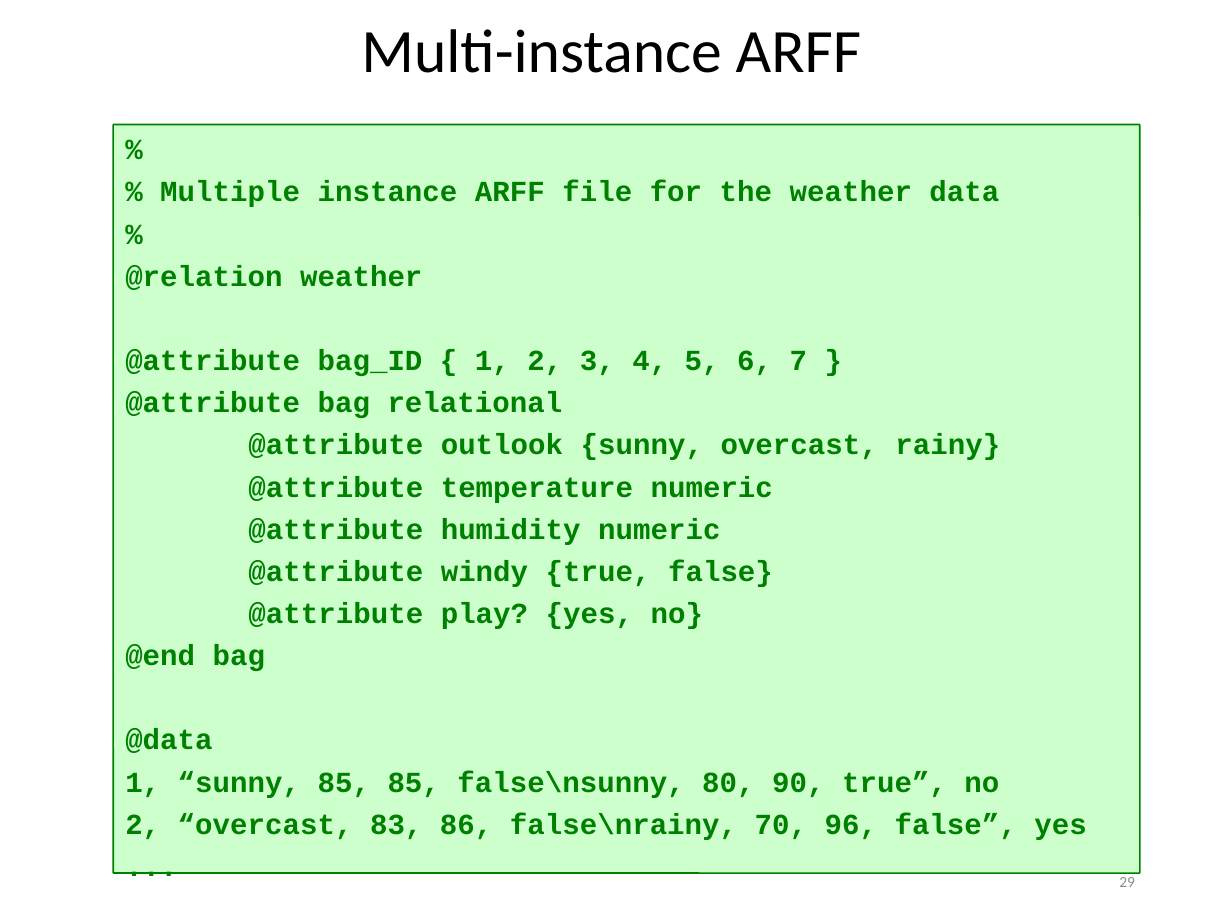
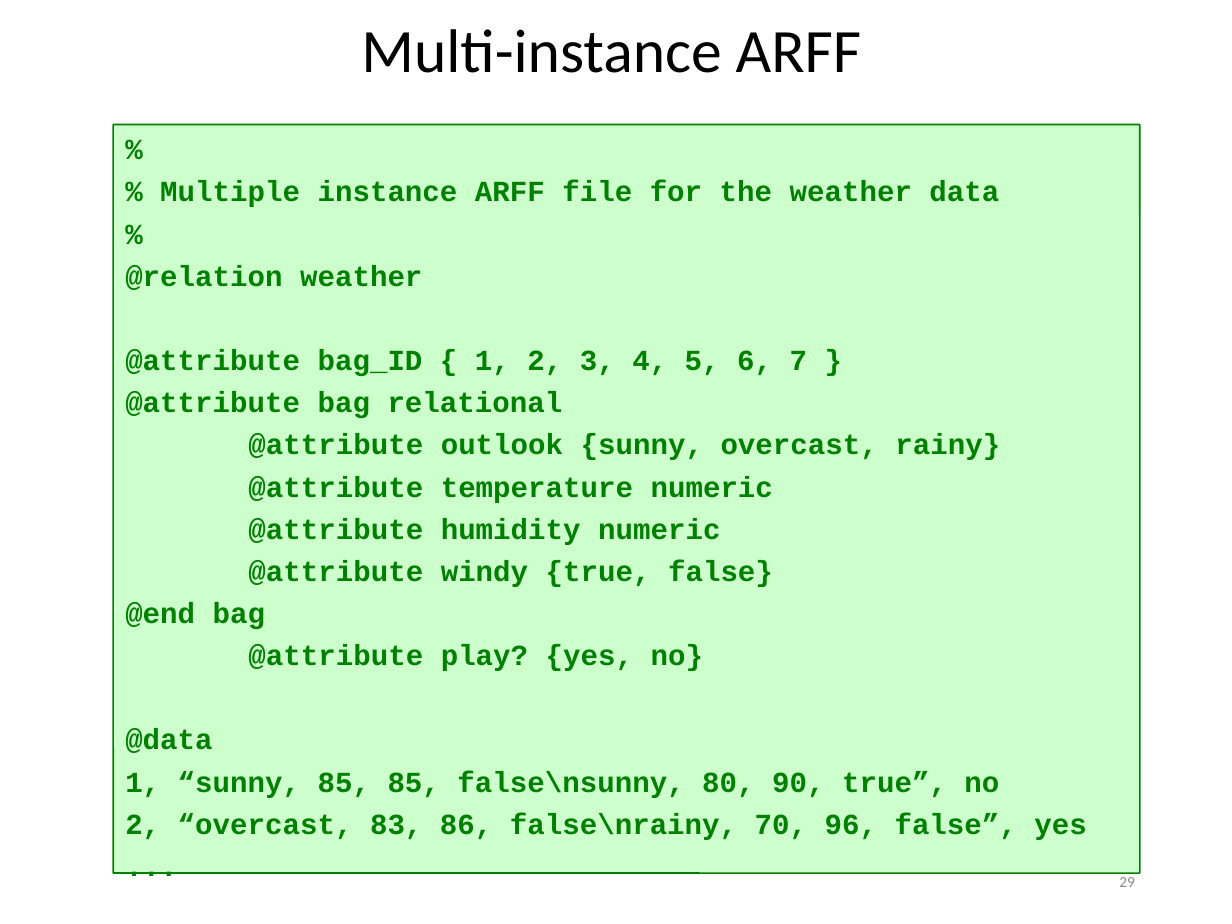
Before and after one commit to khaledmrasheed/khaledmrasheed.github.io, a slide deck: slide 29 of DMcourse/Chapter2.pptx. Drawn at 1232x924 pixels with LibreOffice and Linux fonts; fonts in the diff are those of the drawing. Boxes give left, top, right and bottom in pixels: in the first picture for what was removed or moved away, otherwise in the second. Text is boxed around its words. In the diff, an @@ line names an element or a change of style, - is before the commit and + after.

```diff
--- a/DMcourse/Chapter2.pptx
+++ b/DMcourse/Chapter2.pptx
@@ text in freeform shape at (125, 602, 265, 629): paragraph added @@
+@end bag
@@ text in freeform shape at (125, 644, 265, 671): paragraph removed @@
-@end bag
```
